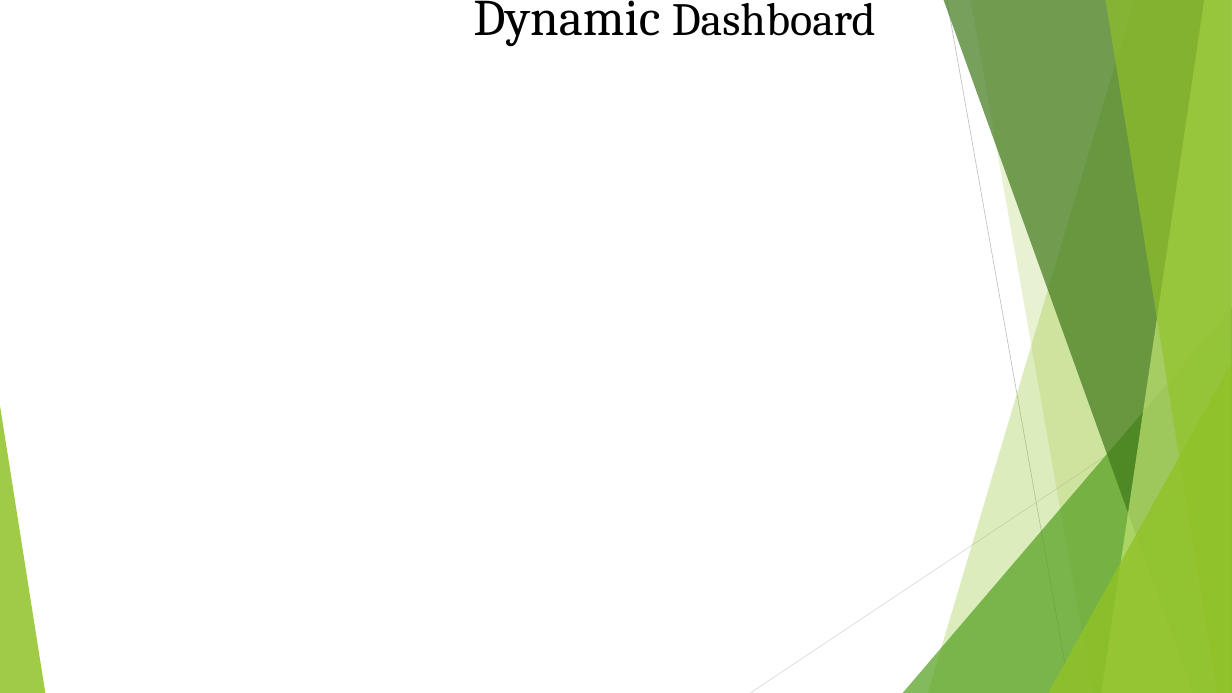
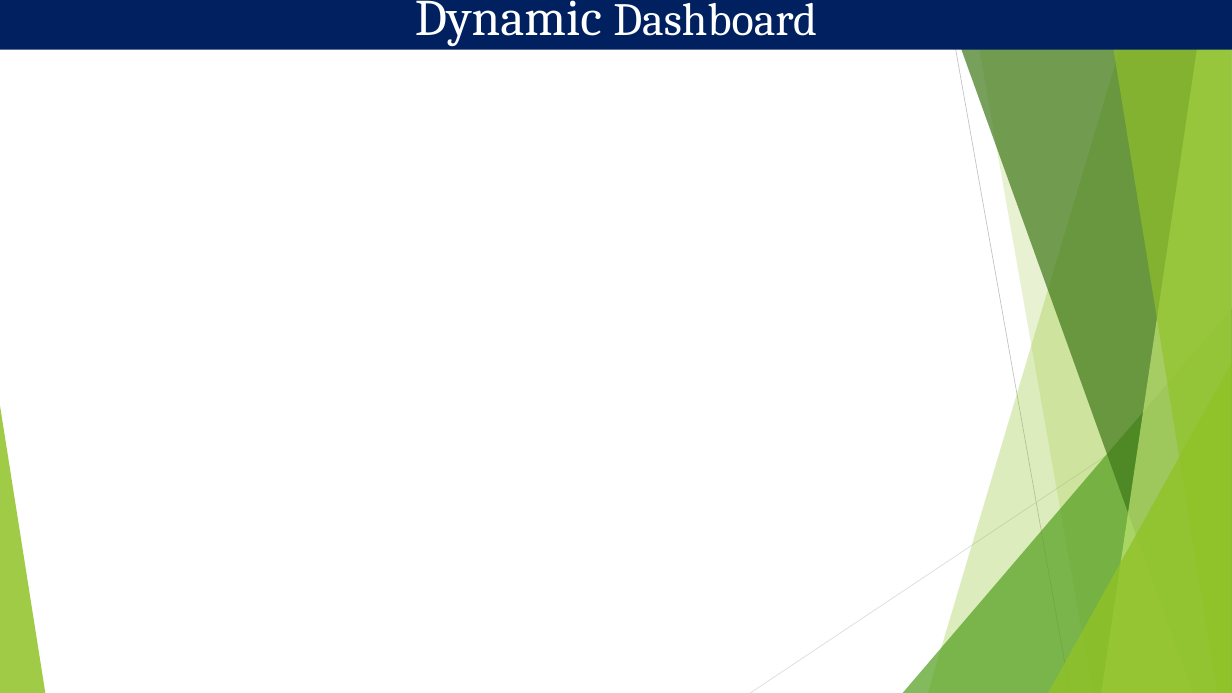
Before and after one commit to MaasahebbiUstad/1mg-Homeopathy-Data-Analysis, a slide deck: slide 11 of 1mg_Homoepathy_ppt.pptx. Drawn at 1232x693 pixels with LibreOffice and Linux fonts; fonts in the diff are those of the drawing; background and template pictures are left out. Boxes give left, top, right and bottom in pixels: in the first picture for what was removed or moved away, otherwise in the second. Text is boxed around its words. In the diff, an @@ line names an element or a change of style, - is before the commit and + after.

```diff
--- a/1mg_Homoepathy_ppt.pptx
+++ b/1mg_Homoepathy_ppt.pptx
@@ rectangle "Dynamic Dashboard" resized from (x1=473, y1=0, x2=876, y2=47) to (x1=0, y1=0, x2=1232, y2=50) @@
@@ rectangle "Dynamic Dashboard" at (x1=0, y1=0, x2=1232, y2=50): text colour #000000 to #FFFFFF; fill none to #002060 @@
```
Also in this commit, not shown: 7 other slides changed, 2 slides added.
